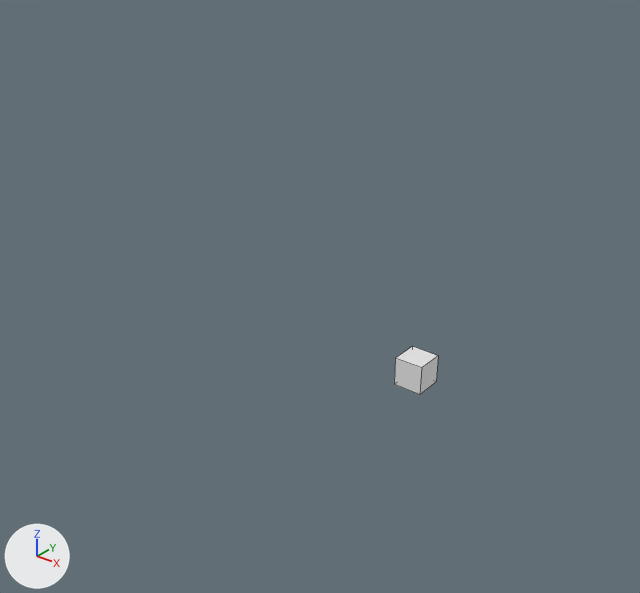
The Blender file Resources/ArtSharing/LaurenArt/Shield/sidetable.blend, before and after one commit.
Both versions are drawn from a camera (50 mm lens) standing at (26.5, -43.2, 29.7) and looking at (0.2, -10.3, 9.3). Lighting does not change. The marker at lower left points along +X, +Y and +Z. The older version comes first. Mesh edges are drawn as thin lines.
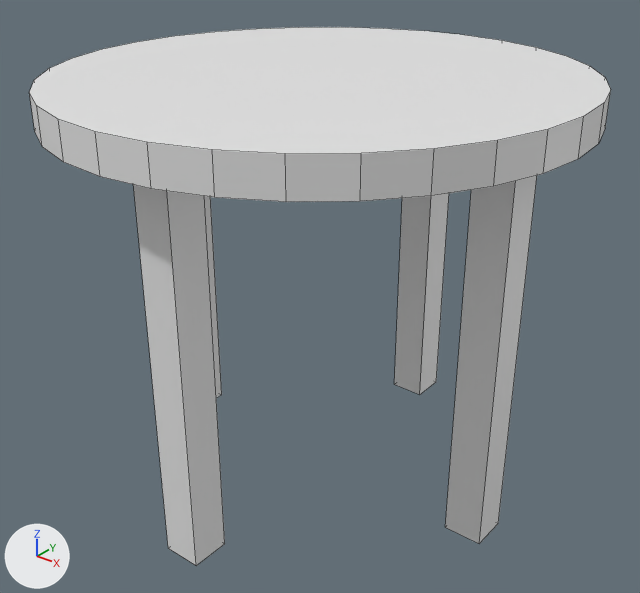
The newer file is also rescaled (x0.15), turned or shifted as a whole; pictures and numbers use the older file's frame.

Location of each change, (x1, y1, x2, y2) in pixels of the pictures (640 x 593 px):
'Cylinder', added: after (29, 27, 611, 202)
'Cube.001', added: after (133, 185, 225, 566)
'Cube.002', added: after (445, 176, 537, 544)
'Cube', reshaped: before (394, 346, 438, 394); after (394, 193, 449, 394)
'Cube.003', added: after (204, 196, 222, 398)

What changed in the scene script:
```text
Change me_cube:
    used by ob_cube; location = (0.0, 0.0, 0.0)
    verts and faces of me_cube; kept vertices keep their numbers, new ones are numbered from 8
    before: 0 (1.0, 1.0, 1.0) at pixel (438, 355), 1 (1.0, 1.0, -1.0) at pixel (436, 381), 2 (1.0, -1.0, 1.0) at pixel (421, 367), 3 (1.0, -1.0, -1.0) at pixel (419, 394), 4 (-1.0, 1.0, 1.0) at pixel (412, 346)
    before: 5 (-1.0, 1.0, -1.0), 6 (-1.0, -1.0, 1.0) at pixel (395, 358), 7 (-1.0, -1.0, -1.0) at pixel (394, 384)
    remove me_cube.from_pydata(...)  # 8 vertices, 6 faces; spans x -1.0..1.0, y -1.0..1.0, z -1.0..1.0
    remove me_cube.materials.append(mat_material)  # white #e7e7e7
    add me_cube.from_pydata(...)  # 8 vertices, 6 faces; spans x -1.0..1.0, y -1.0..1.0, z -1.0..19.5
    me_cube part 1
    add delete_vertices([0, 2, 4, 6])  # with the faces that use them
    add for new, old in zip([*range(8, 12)], [1, 3, 5, 7]): verts[new] = verts[old] + (0.0, 0.0, 20.5)
    add faces += [(5, 7, 11, 10), (1, 5, 10, 8), (1, 8, 9, 3), (3, 9, 11, 7), (8, 10, 11, 9)]
Add me_cube_008:
    me_cube_008.from_pydata(...)  # a box spanning x -1.0..1.0, y -1.0..1.0, z -1.0..1.0
Add me_cylinder:
    me_cylinder.from_pydata(...)  # a 32-sided cylinder along z spanning x -1.95..1.95, y -1.98..1.98, z 1.94..2.19
Add ob_cube_003:
    ob_cube_003 = bpy.data.objects.new('Cube.003', me_cube_008)
    ob_cube_003.location = (-10.0, -10.0, 9.25)
    ob_cube_003.scale = (1.0, 1.0, 10.3)
Add ob_cube_002:
    ob_cube_002 = bpy.data.objects.new('Cube.002', me_cube_008.copy())
    ob_cube_002.location = (10.0, -10.0, 9.25)
    ob_cube_002.scale = (1.0, 1.0, 10.3)
Add ob_cube_001:
    ob_cube_001 = bpy.data.objects.new('Cube.001', me_cube_008.copy())
    ob_cube_001.location = (0.0, -20.0, 9.25)
    ob_cube_001.scale = (1.0, 1.0, 10.3)
Add ob_cylinder:
    ob_cylinder = bpy.data.objects.new('Cylinder', me_cylinder)
    ob_cylinder.location = (0.0, -10.0, 6.0)
    ob_cylinder.scale = (6.73, 6.73, 6.8)
```
